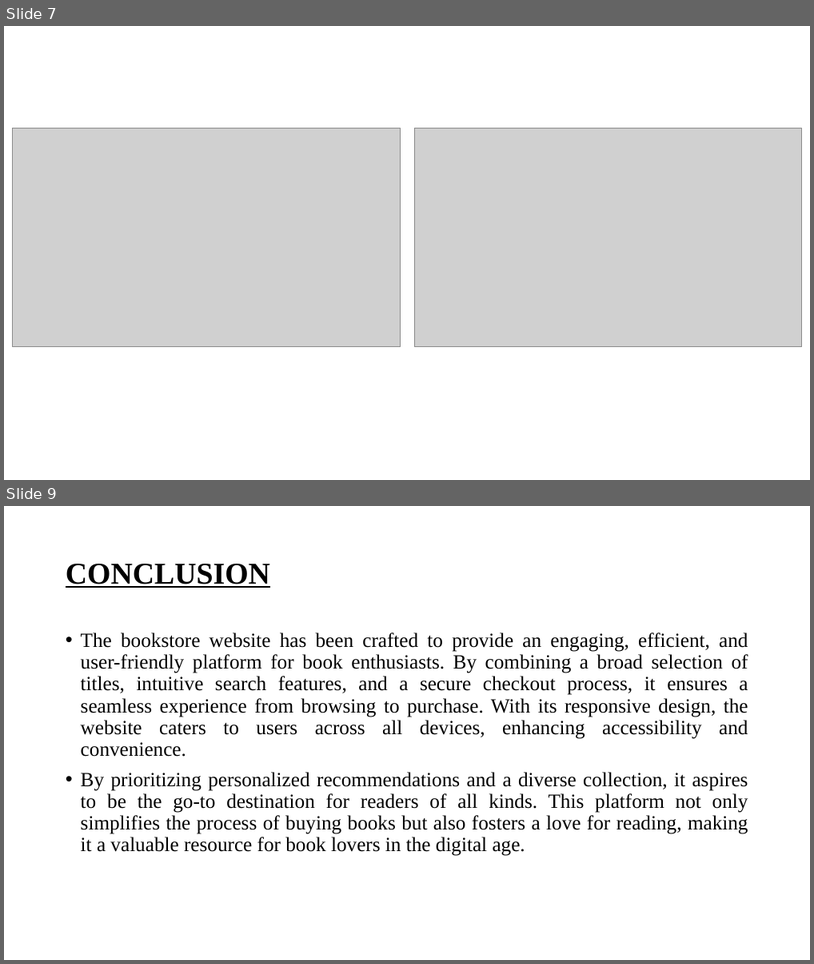
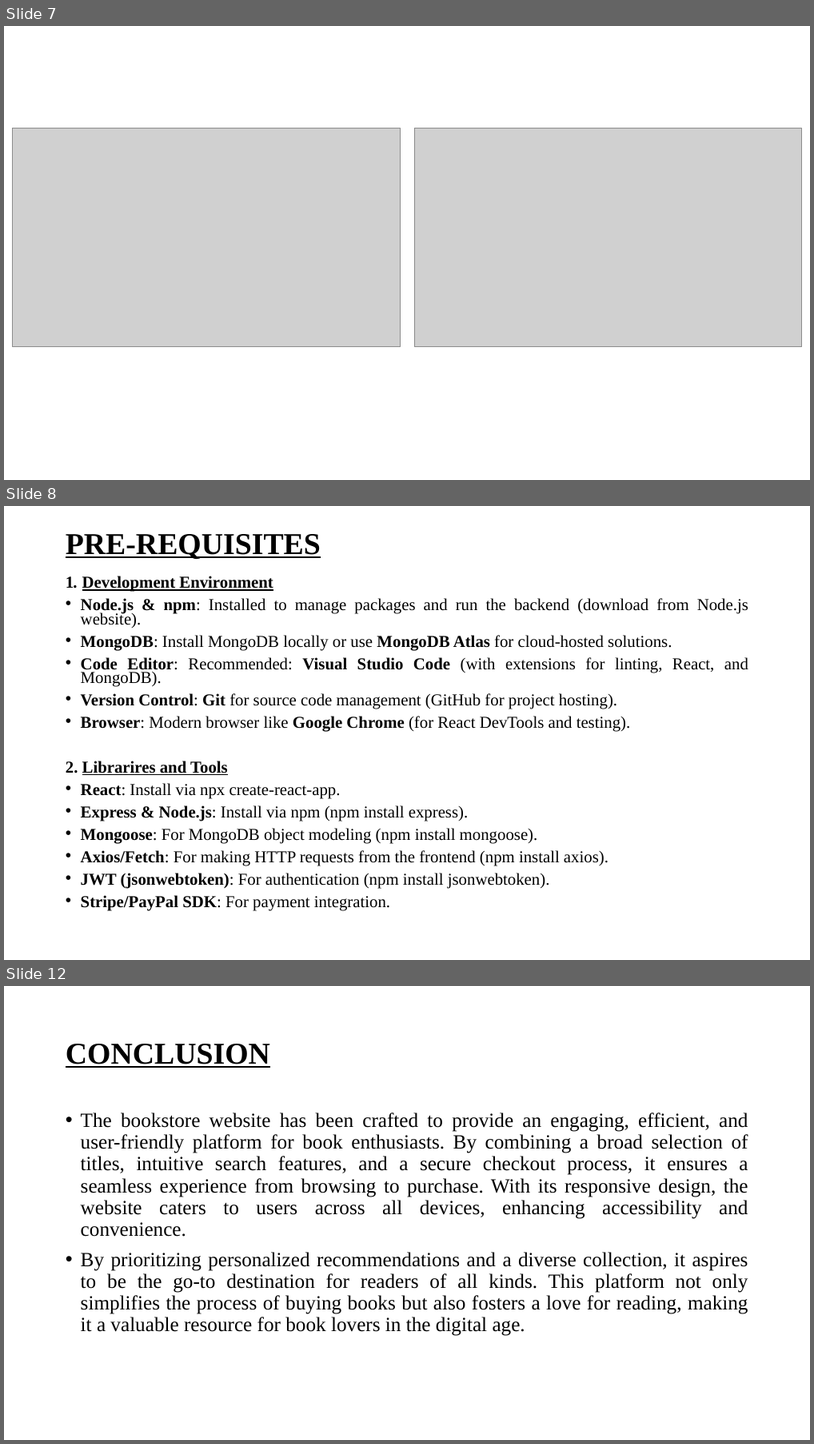
Before and after one commit to HarshithaGurumurthy/MongoDB_MERNstack, a slide deck: BOOK STORE APPLICATION USING MERN STACK.pptx. Shown one above the other, each under a label of ours: slides 7 and 9 before the commit, slides 7, 8 and 12 after it; the slides between them are not shown. The pictures are 814x964 and 814x1444 pixels, drawn with LibreOffice and Linux fonts; fonts in the diff are those of the drawing; grey boxes stand for pictures. Boxes give left, top, right and bottom in pixels: in the first picture for what was removed or moved away, otherwise in the second. Text is boxed around its words. In the diff, an @@ line names an element or a change of style, - is before the commit and + after.

```diff
--- a/BOOK STORE APPLICATION USING MERN STACK.pptx
+++ b/BOOK STORE APPLICATION USING MERN STACK.pptx
@@ slide 8 added at bbox=[4, 506, 810, 960], background #FFFFFF @@
@@ title added at bbox=[66, 534, 321, 559], 36 pt, text #000000, bold, underline @@
+PRE-REQUISITES
@@ text added at bbox=[66, 576, 749, 911], 19.8 pt, text #000000 @@
+1. Development Environment
+• Node.js & npm: Installed to manage packages and run the backend (download from Node.js website).
+• MongoDB: Install MongoDB locally or use MongoDB Atlas for cloud-hosted solutions.
+• Code Editor: Recommended: Visual Studio Code (with extensions for linting, React, and MongoDB).
+• Version Control: Git for source code management (GitHub for project hosting).
+• Browser: Modern browser like Google Chrome (for React DevTools and testing).
+2. Librarires and Tools
+• React: Install via npx create-react-app.
+• Express & Node.js: Install via npm (npm install express).
+• Mongoose: For MongoDB object modeling (npm install mongoose).
+• Axios/Fetch: For making HTTP requests from the frontend (npm install axios).
+• JWT (jsonwebtoken): For authentication (npm install jsonwebtoken).
+• Stripe/PayPal SDK: For payment integration.
@@ what was slide 9 is now slide 12 @@
```
Also in this commit, not shown: 1 slide changed, 2 other slides added.
